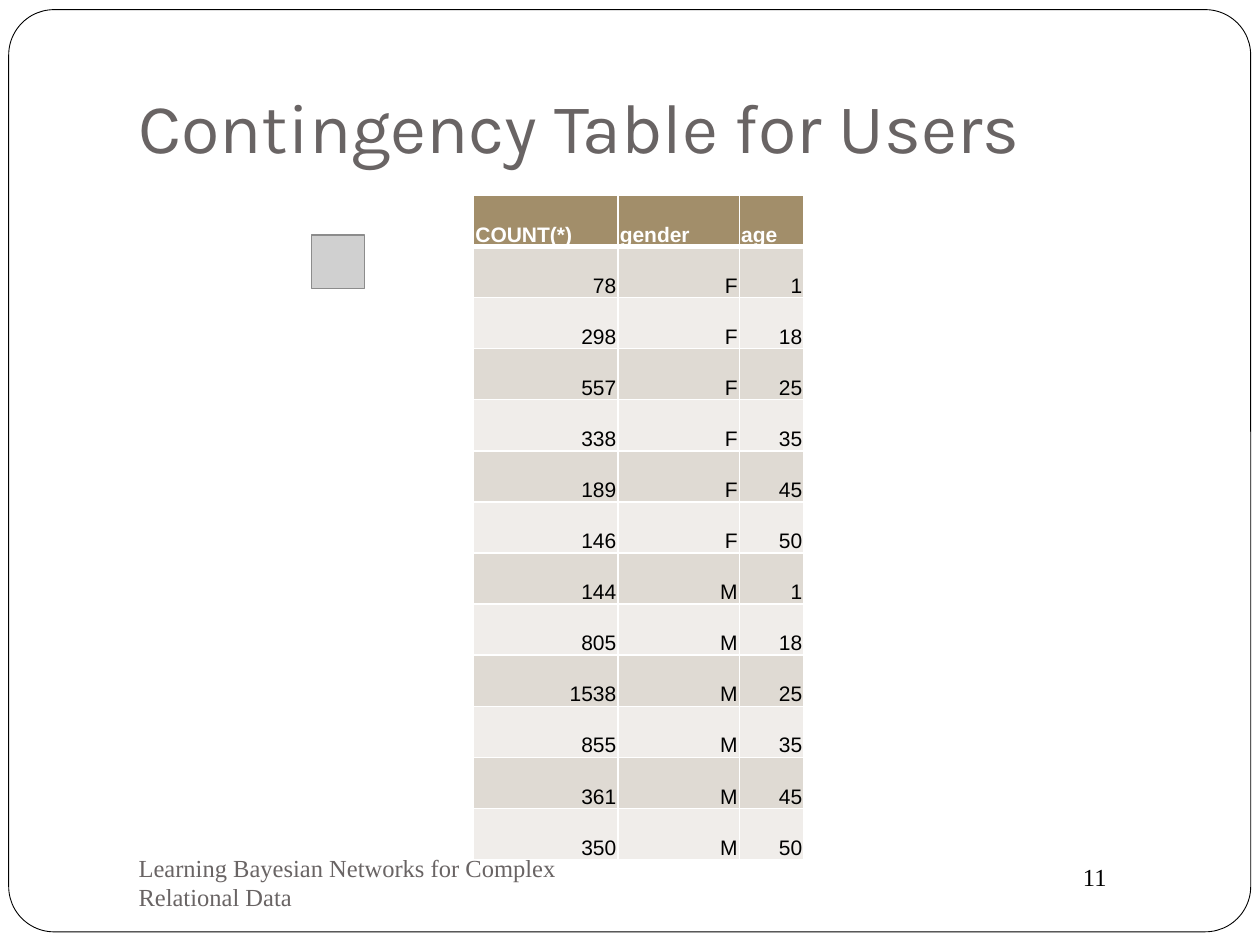
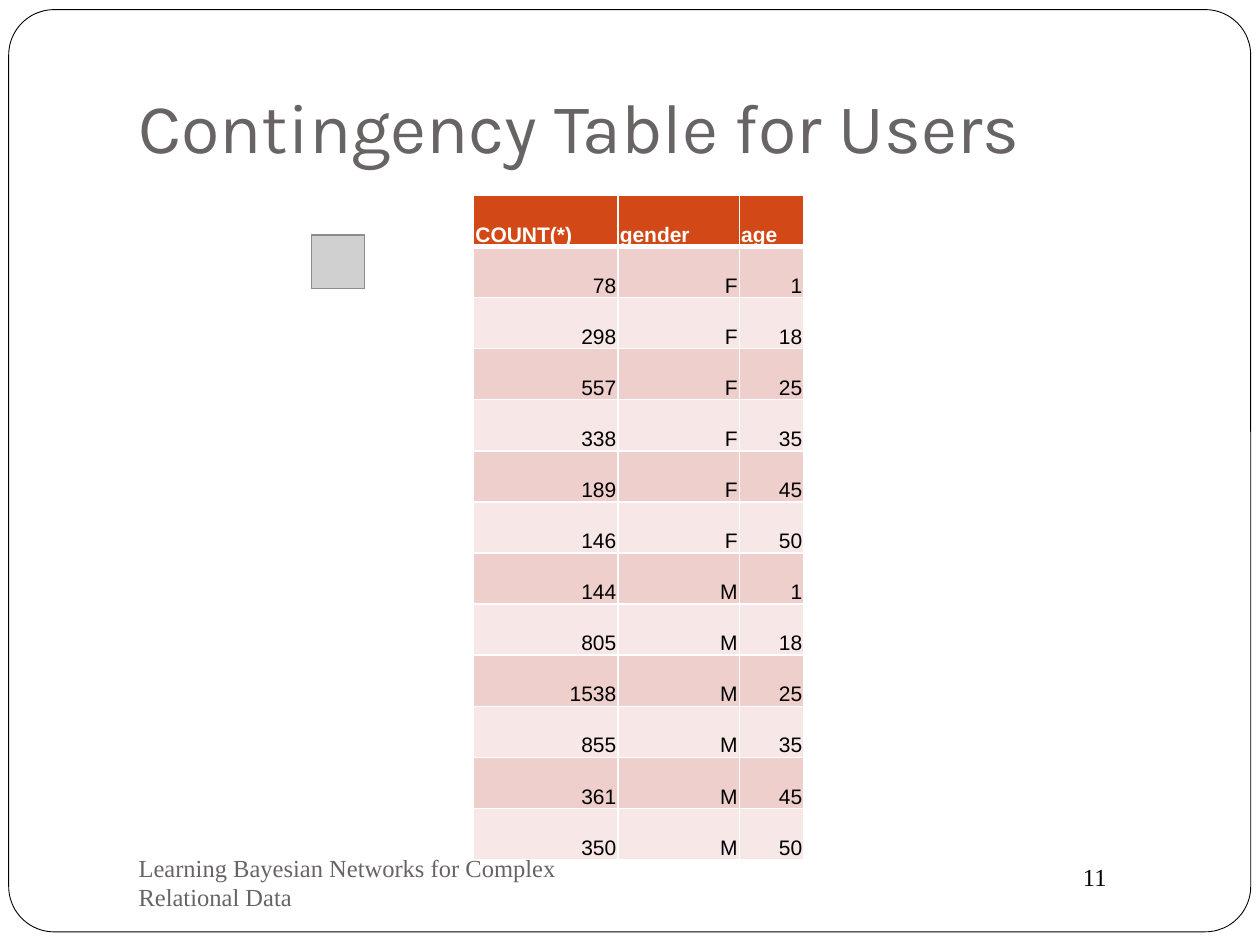
Before and after one commit to oschulte/srl-tutorial-slides, a slide deck: slide 11 of ch4-struc-learning.pptx. Drawn at 1260x945 pixels with LibreOffice and Linux fonts; fonts in the diff are those of the drawing; grey boxes stand for pictures. Boxes give left, top, right and bottom in pixels: in the first picture for what was removed or moved away, otherwise in the second. Text is boxed around its words. In the diff, an @@ line names an element or a change of style, - is before the commit and + after.

```diff
--- a/ch4-struc-learning.pptx
+++ b/ch4-struc-learning.pptx
@@ table at (x1=474, y1=195, x2=804, y2=860) @@
@@ fill #A28E6A to #D34817 in row 1 @@
@@ fill #E0DBD4 to #EFCFCC in 18 cells @@
@@ fill #F0EEEB to #F7E9E8 in 18 cells @@
```
Also in this commit, not shown: 5 other files.
